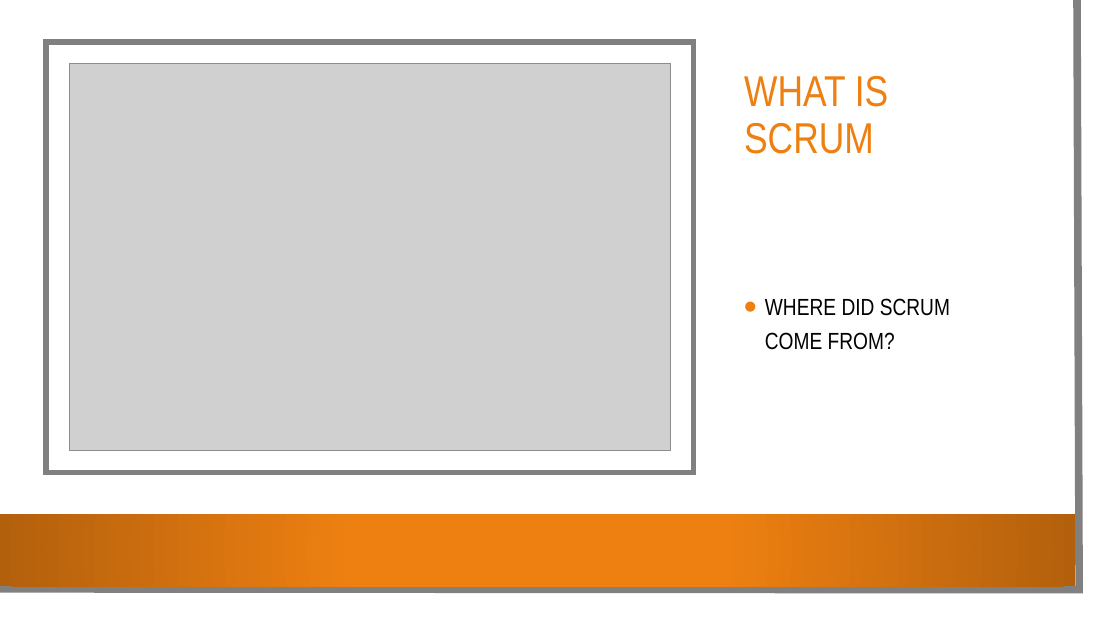
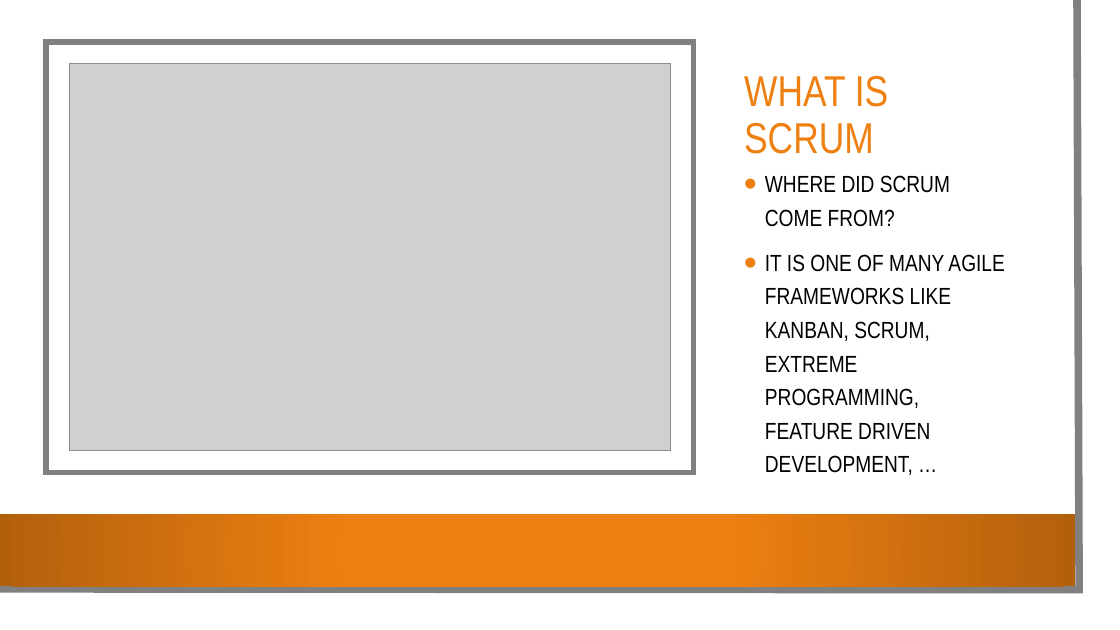
Before and after one commit to mschray/IPro497Sample, a slide deck: slide 7 of Course Content/What is Scrum.pptx (slide 4 before the commit). Drawn at 1120x630 pixels with LibreOffice and Linux fonts; fonts in the diff are those of the drawing; grey boxes stand for pictures; background and template pictures are left out. Boxes give left, top, right and bottom in pixels: in the first picture for what was removed or moved away, otherwise in the second. Text is boxed around its words. In the diff, an @@ line names an element or a change of style, - is before the commit and + after.

Commit message:
Add agile updates
Add agile updates

```diff
--- a/Course Content/What is Scrum.pptx
+++ b/Course Content/What is Scrum.pptx
@@ text at (765,254,1004,440): paragraph added @@
+• IT IS ONE OF MANY AGILE FRAMEWORKS LIKE KANBAN, SCRUM, EXTREME PROGRAMMING, FEATURE DRIVEN DEVELOPMENT, …
```
Also in this commit, not shown: 1 other slide changed, 3 slides added.
